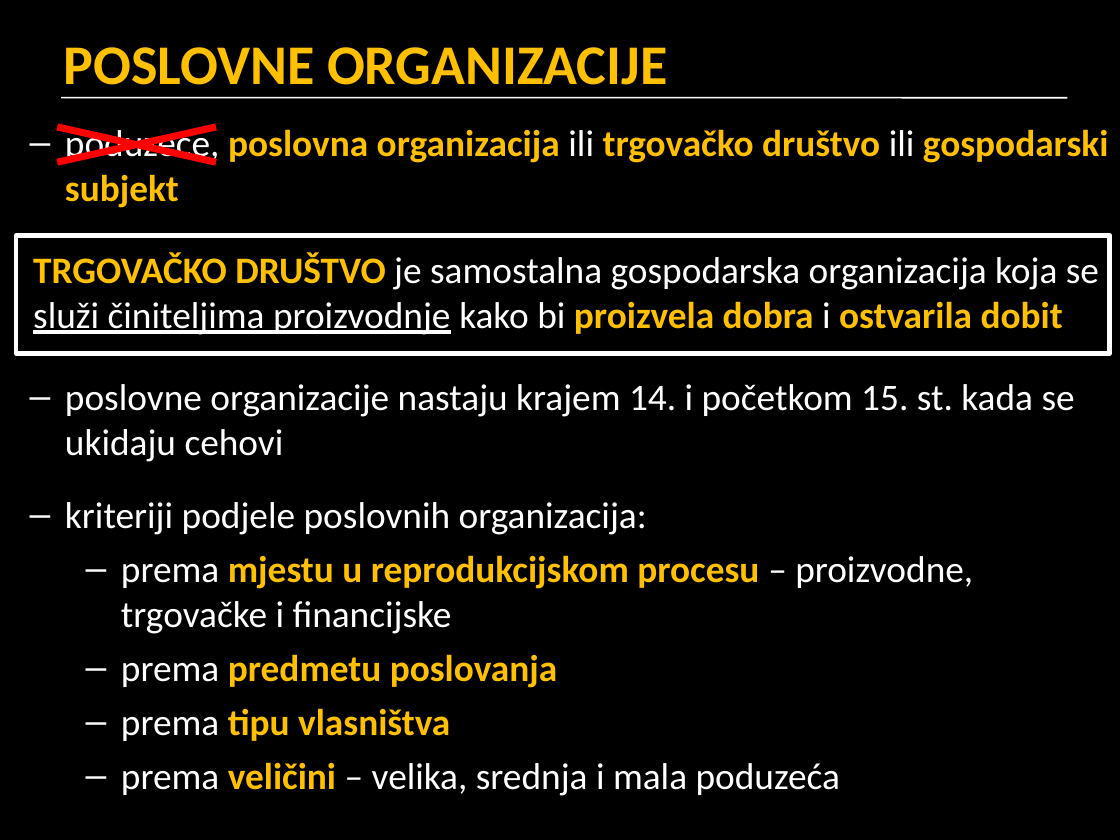
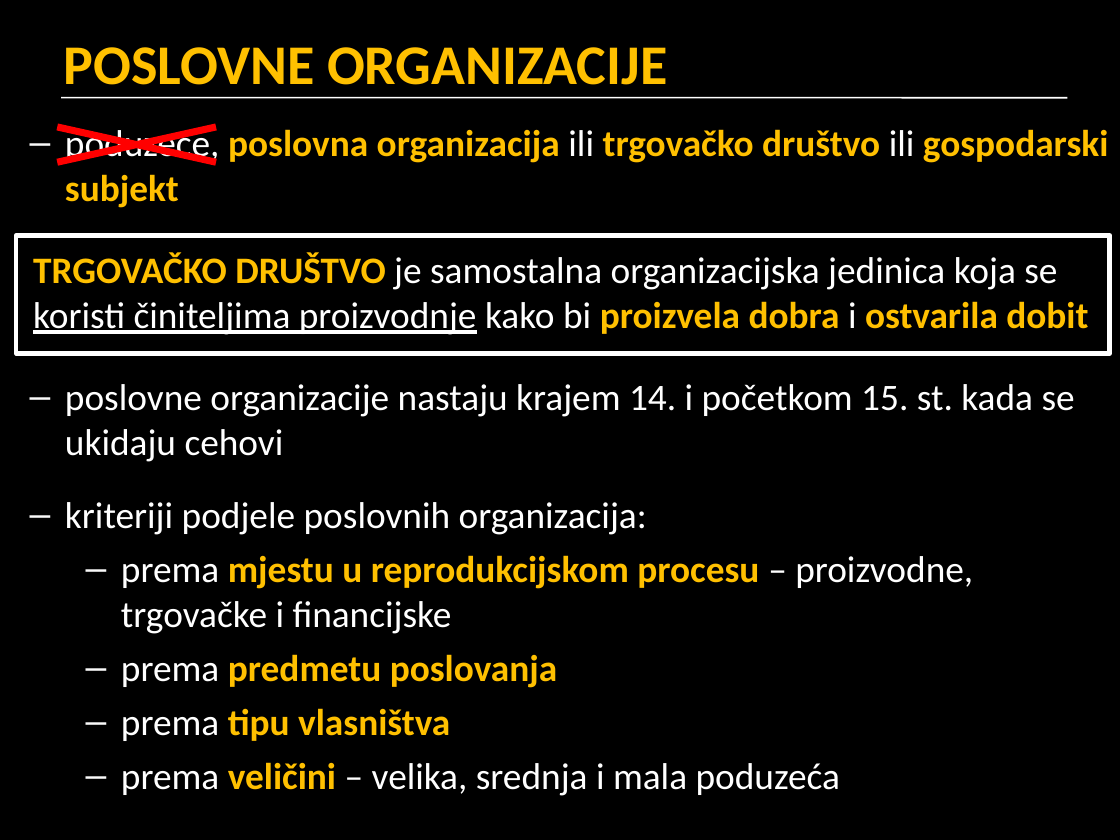
Before and after one commit to srednja-skola/politika, a slide deck: slide 4 of data/pptx/010_poduzetnistvo.pptx. Drawn at 1120x840 pixels with LibreOffice and Linux fonts; fonts in the diff are those of the drawing. Boxes give left, top, right and bottom in pixels: in the first picture for what was removed or moved away, otherwise in the second. Text is boxed around its words. In the diff, an @@ line names an element or a change of style, - is before the commit and + after.

```diff
--- a/data/pptx/010_poduzetnistvo.pptx
+++ b/data/pptx/010_poduzetnistvo.pptx
@@ text at <box>33,252,1088,335</box>: text changed @@
-TRGOVAČKO DRUŠTVO je samostalna gospodarska organizacija koja se služi činiteljima proizvodnje kako bi proizvela dobra i ostvarila dobit
+TRGOVAČKO DRUŠTVO je samostalna organizacijska jedinica koja se koristi činiteljima proizvodnje kako bi proizvela dobra i ostvarila dobit
```
Also in this commit, not shown: 7 other slides changed, 1 other file.
